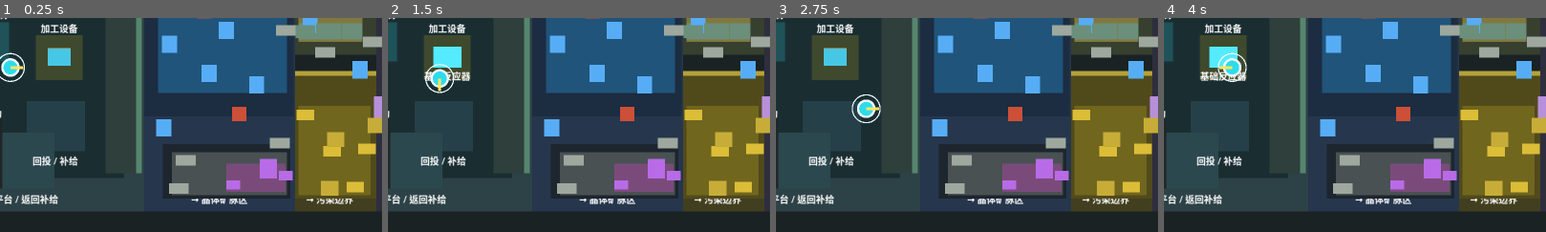
Above: before the commit, frames 1-4 (left to right).
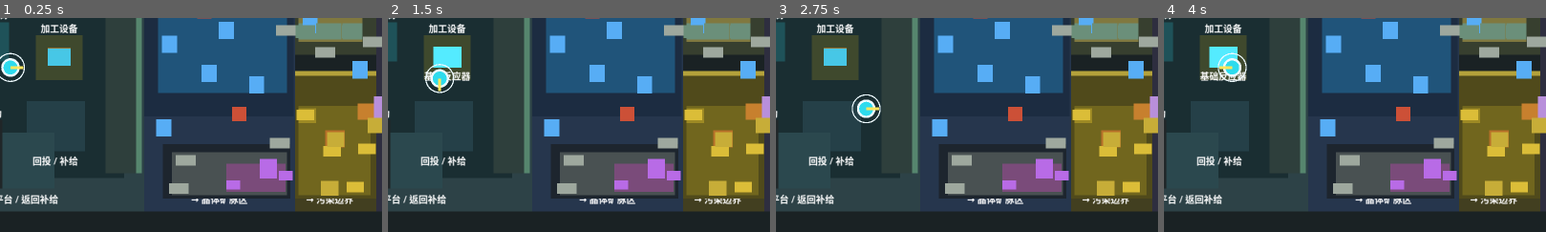
Above: after the commit, the same moments.

Repository: laugh0608/RadishCatalyst
Game: Godot game, scene res://scenes/boot/Boot.tscn
Same seed, same stepped clock (60 frames per second), same inputs: the game is played once before the commit and once after it.
Inputs (mouse positions are % of the whole screen's width and height, from its top left):
- Up to frame 1 (0.25 s): no input
- Up to frame 2 (1.5 s): tap Enter at 0.5 s; move the mouse to (72, 45) at 0.52 s; hold D (move_right) 0.53-1.28 s; tap J (attack) at 0.6 s; click (72, 45) at 0.67 s; move the mouse to (30, 55) at 1.27 s; hold S (move_down) from 1.28 s (still down); tap R (cycle_recipe) at 1.35 s
- Up to frame 3 (2.75 s): move the mouse to (60, 28) at 2.02 s; release S (move_down) at 2.03 s; hold D (move_right) from 2.03 s (still down); tap E (interact) at 2.1 s
- Up to frame 4 (4 s): move the mouse to (45, 70) at 2.77 s; release D (move_right) at 2.78 s; hold W (move_up) 2.78-3.53 s; tap Q (toggle_device_panel) at 2.85 s; click (45, 70) at 2.92 s; move the mouse to (80, 65) at 3.52 s; hold A (move_left) from 3.53 s (still down); tap F (toggle_module) at 3.6 s
The pictures show only the part of the screen within x 27-77%, y 32-82%; the shares and areas given below are measured in that part.

The runs differ from the first frame. In frame 1, 0.6% of the frame differs, in the area x 78-98%, y 39-61%; in frame 2, 0.6%; in frame 3, 0.6%; in frame 4, 0.6%.

Commit message:
fix: 补强污染边界入口危险读法

Diff:
--- a/client/scenes/maps/VerticalSliceMap.tscn
+++ b/client/scenes/maps/VerticalSliceMap.tscn
@@ -405,6 +405,27 @@
 offset_right = 370.0
 offset_bottom = 172.0
 color = Color(0.443, 0.4, 0.118, 1)
+
+[node name="PollutionEntryResidueMarker" type="ColorRect" parent="OpeningSceneLayer"]
+offset_left = 246.0
+offset_top = 22.0
+offset_right = 276.0
+offset_bottom = 48.0
+color = Color(0.62, 0.54, 0.14, 1)
+
+[node name="PollutionEntryPressureMarker" type="ColorRect" parent="OpeningSceneLayer"]
+offset_left = 292.0
+offset_top = 60.0
+offset_right = 326.0
+offset_bottom = 90.0
+color = Color(0.72, 0.44, 0.16, 1)
+
+[node name="PollutionGatePressureMarker" type="ColorRect" parent="OpeningSceneLayer"]
+offset_left = 348.0
+offset_top = 14.0
+offset_right = 376.0
+offset_bottom = 42.0
+color = Color(0.78, 0.5, 0.18, 1)
 
 [node name="PollutionBeltLabel" type="Label" parent="OpeningSceneLayer"]
 offset_left = 238.0
--- a/client/scripts/checks/first_hour_readability_check.gd
+++ b/client/scripts/checks/first_hour_readability_check.gd
@@ -51,6 +51,9 @@
 	var pollution_danger := map.get_node("OpeningSceneLayer/PollutionDangerField") as ColorRect
 	var pollution_boundary := map.get_node("OpeningSceneLayer/PollutionDangerBoundaryLine") as ColorRect
 	var pollution_residue_pocket := map.get_node("OpeningSceneLayer/PollutionResidueObjectPocket") as ColorRect
+	var pollution_entry_residue_marker := map.get_node("OpeningSceneLayer/PollutionEntryResidueMarker") as ColorRect
+	var pollution_entry_pressure_marker := map.get_node("OpeningSceneLayer/PollutionEntryPressureMarker") as ColorRect
+	var pollution_gate_pressure_marker := map.get_node("OpeningSceneLayer/PollutionGatePressureMarker") as ColorRect
 	var outpost_core := map.get_node("Interactables/OutpostCore") as PrototypeInteractable
 	var basic_reactor := map.get_node("Interactables/BasicReactor") as PrototypeInteractable
 	var supply_choice := map.get_node("Interactables/BaseSupplyChoiceConsole") as PrototypeInteractable
@@ -63,7 +66,10 @@
 	var foundation_site := map.get_node("Interactables/FoundationSiteNorth") as PrototypeInteractable
 	var foundation_site_south := map.get_node("Interactables/FoundationSiteSouth") as PrototypeInteractable
 	var filter_site := map.get_node("Interactables/PollutionFilterBuildSite") as PrototypeInteractable
+	var entry_residue := map.get_node("Interactables/PollutionResidue") as PrototypeInteractable
 	var pollution_residue := map.get_node("Interactables/PollutionResidueDeep") as PrototypeInteractable
+	var polluted_enemy := map.get_node("Enemies/PollutedSkitter") as PrototypeEnemy
+	var gate_pressure_enemy := map.get_node("Enemies/PollutedSkitterGatePressure") as PrototypeEnemy
 	host._expect_equal(layer != null, true, "opening scene readability layer exists")
 	host._expect_equal(
 		base_deck.offset_left <= VerticalSliceMap.PLAY_BOUNDS_MIN.x + 24.0
@@ -150,6 +156,22 @@
 			and pollution_residue_pocket.offset_top > VerticalSliceMap.POLLUTION_DEEP_Y,
 		true,
 		"opening scene residue pocket stays inside the dangerous pollution field"
+	)
+	host._expect_equal(
+		_is_rect_covering_position(pollution_entry_residue_marker, entry_residue.position)
+			and _is_rect_covering_position(pollution_entry_pressure_marker, polluted_enemy.position)
+			and _is_rect_covering_position(pollution_gate_pressure_marker, gate_pressure_enemy.position),
+		true,
+		"opening scene danger markers align with entry residue and pressure enemies"
+	)
+	host._expect_equal(
+		pollution_entry_residue_marker.offset_top > pollution_boundary.offset_bottom
+			and pollution_entry_pressure_marker.offset_top > pollution_boundary.offset_bottom
+			and pollution_gate_pressure_marker.offset_top > pollution_boundary.offset_bottom
+			and pollution_entry_residue_marker.offset_left < pollution_entry_pressure_marker.offset_left
+			and pollution_entry_pressure_marker.offset_left < pollution_gate_pressure_marker.offset_left,
+		true,
+		"opening scene danger markers step from residue to first pressure to gate pressure"
 	)
 	map.free()
 
Not shown, changed: docs/devlogs/2026-W23.md
